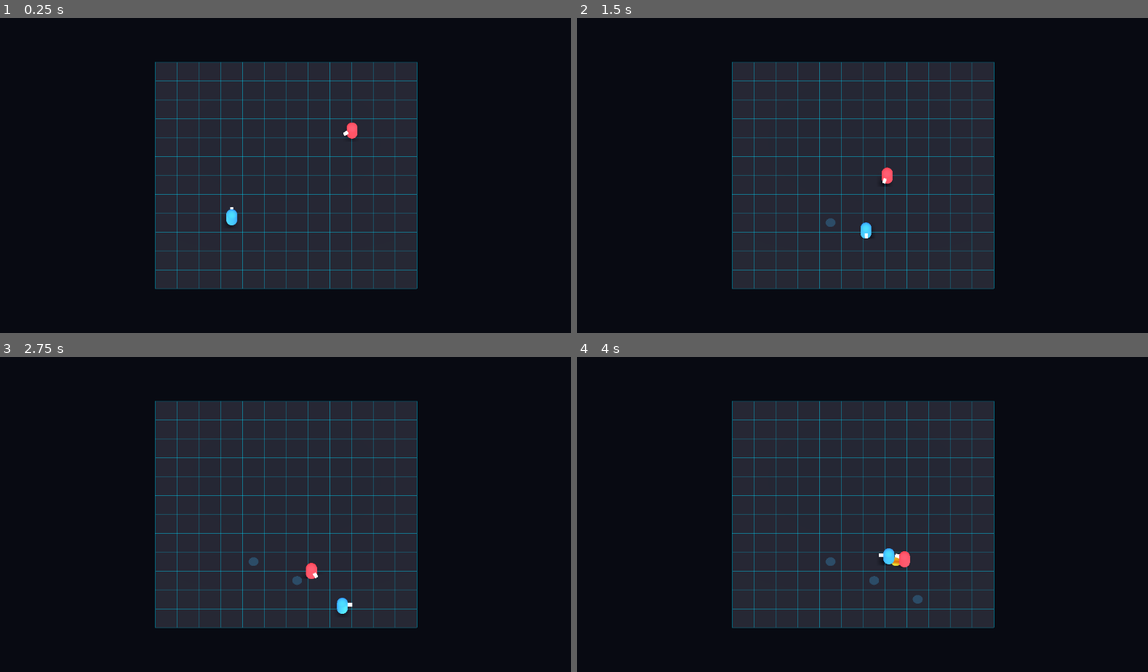
Above: before the commit, frames 1-4 (two rows, left to right).
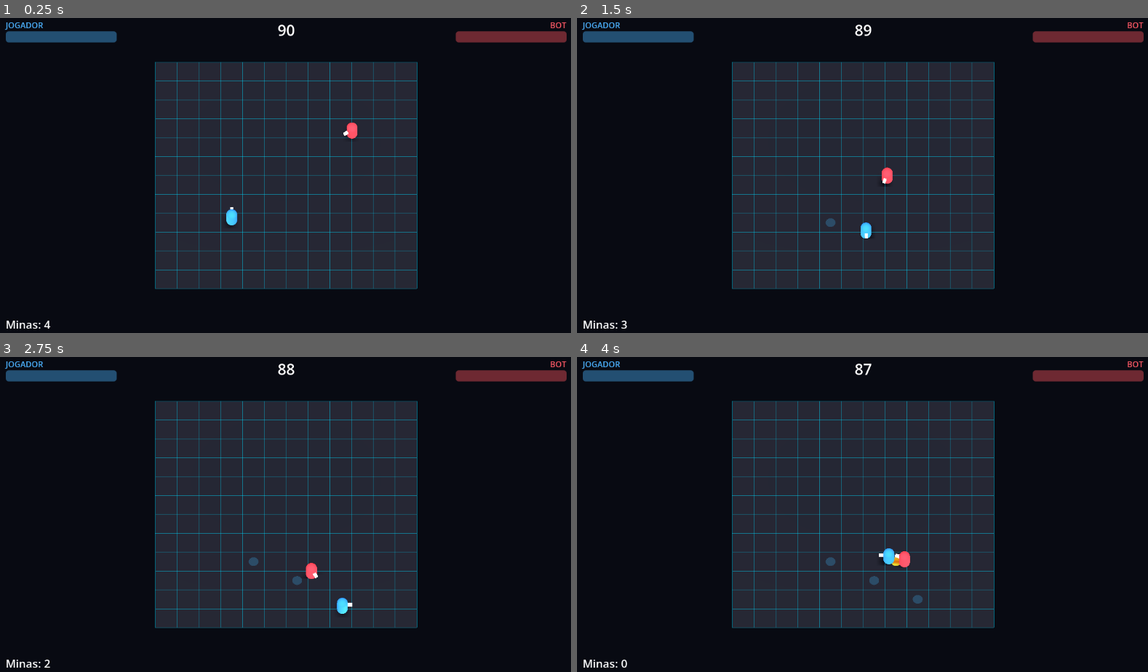
Above: after the commit, the same moments.

Repository: Philipe91/GamePh
Game: Godot game, scene res://scenes/arena/arena.tscn
The game is run twice, just before and just after one commit, with the same random seed, the same clock (stepped at 60 frames per second) and the same inputs.
Inputs:
- Up to frame 1 (0.25 s): no input
- Up to frame 2 (1.5 s): hold D 0.53-1.28 s; tap Space at 0.77 s; hold S from 1.28 s (still down)
- Up to frame 3 (2.75 s): tap Space at 1.52 s; release S at 2.03 s; hold D from 2.03 s (still down)
- Up to frame 4 (4 s): release D at 2.78 s; hold W 2.78-3.53 s; tap Space at 3.02, 3.77 s; hold A from 3.53 s (still down)

The runs differ from the first frame. In frame 1, 1.7% of the frame differs, in the area x 0-100%, y 1-99%; in frame 2, 1.7%; in frame 3, 1.7%; in frame 4, 1.7%.

Commit message:
Fase 2 bloco 5: GameManager (timer 90s + vitoria) e HUD
- Autoload GameManager: relogio de 90s, vitoria por zerar Healer do oponente,
  desempate por menos dano no fim do tempo; sinais tempo_mudou/partida_acabou
- HUD (CanvasLayer por signal): dois Healers, timer, contador de minas, fim de jogo
- Arena liga HUD e inicia a partida no modo normal
- Teste headless estendido cobre as regras de vitoria (8/8 passam)

Fase 2 (vertical slice) completa: loop jogavel mina vs bot com HUD e vitoria.

Co-Authored-By: Claude Opus 4.8 (1M context) <noreply@anthropic.com>

Diff:
--- /dev/null
+++ b/autoloads/game_manager.gd
@@ -0,0 +1,75 @@
+extends Node
+## GameManager — autoload (singleton) do estado da partida (GDD seção 4 / bloco 5).
+##
+## Cuida do relógio de 90s e das regras de vitória:
+##  - Vence quem zerar o Healer do oponente.
+##  - Se o tempo acabar, vence quem tomou MENOS dano (maior Healer); empate possível.
+##
+## Não referencia player/bot por nome: a arena registra os combatentes em
+## iniciar_partida() e o GameManager ouve o sinal healer_zerou de cada um.
+
+## Emitido a cada tick com o tempo restante (a HUD ouve).
+signal tempo_mudou(restante: float)
+## Emitido uma vez ao fim. vencedor_id: 1=jogador, 2=bot, 0=empate.
+signal partida_acabou(vencedor_id: int, motivo: String)
+
+const DURACAO_PARTIDA: float = 90.0
+
+enum Estado { OCIOSO, JOGANDO, ACABOU }
+
+var tempo_restante: float = DURACAO_PARTIDA
+var _estado: Estado = Estado.OCIOSO
+var _combatentes: Array = []
+
+
+## Inicia (ou reinicia) a partida com a lista de combatentes (nós com Healer e id).
+func iniciar_partida(combatentes: Array) -> void:
+	_combatentes = combatentes
+	for c in _combatentes:
+		if c.has_signal("healer_zerou") and not c.healer_zerou.is_connected(_ao_combatente_zerar):
+			c.healer_zerou.connect(_ao_combatente_zerar.bind(c))
+	tempo_restante = DURACAO_PARTIDA
+	_estado = Estado.JOGANDO
+	tempo_mudou.emit(tempo_restante)
+
+
+func _process(delta: float) -> void:
+	if _estado != Estado.JOGANDO:
+		return
+	tempo_restante = maxf(0.0, tempo_restante - delta)
+	tempo_mudou.emit(tempo_restante)
+	if tempo_restante <= 0.0:
+		_decidir_por_tempo()
+
+
+## Quando um combatente zera, vence o outro time.
+func _ao_combatente_zerar(combatente: Node) -> void:
+	if _estado != Estado.JOGANDO:
+		return
+	_terminar(_outro_id(combatente.id_jogador), "Healer zerado")
+
+
+## No fim do tempo, vence quem tem mais Healer (tomou menos dano). Empate se igual.
+func _decidir_por_tempo() -> void:
+	var melhor: Node = null
+	var empate := false
+	for c in _combatentes:
+		if melhor == null or c.healer > melhor.healer:
+			melhor = c
+			empate = false
+		elif is_equal_approx(c.healer, melhor.healer):
+			empate = true
+	var vencedor := 0 if (empate or melhor == null) else int(melhor.id_jogador)
+	_terminar(vencedor, "Tempo esgotado")
+
+
+func _terminar(vencedor_id: int, motivo: String) -> void:
+	_estado = Estado.ACABOU
+	partida_acabou.emit(vencedor_id, motivo)
+
+
+func _outro_id(id: int) -> int:
+	for c in _combatentes:
+		if int(c.id_jogador) != id:
+			return int(c.id_jogador)
+	return 0
--- a/project.godot
+++ b/project.godot
@@ -18,6 +18,7 @@
 [autoload]
 
 GridManager="*res://autoloads/grid_manager.gd"
+GameManager="*res://autoloads/game_manager.gd"
 
 [editor_plugins]
 
--- a/scenes/arena/arena.gd
+++ b/scenes/arena/arena.gd
@@ -24,6 +24,10 @@
 	# Modo captura automatizada (screenshot pro dev). Só roda se passado --capturar.
 	if "--capturar" in args:
 		_capturar_e_sair()
+		return
+	# Modo normal de jogo: liga a HUD e inicia a partida (timer + regras de vitória).
+	$HUD.configurar(player, bot)
+	GameManager.iniciar_partida([player, bot])
 
 
 ## Por ora só registra; as regras completas de vitória vêm no bloco 5 (HUD/GameManager).
@@ -109,6 +113,15 @@
 	falhas += _checar("bot tomou dano ao pisar", bot.healer < vida_bot_antes)
 	falhas += _checar("tile liberado apos explodir", not GridManager.tem_armadilha(coord))
 
+	# Bloco 5: regras de vitória.
+	GameManager.iniciar_partida([player, bot])
+	falhas += _checar("partida inicia em 90s", is_equal_approx(GameManager.tempo_restante, 90.0))
+	var venceu := { "id": -1 }
+	GameManager.partida_acabou.connect(func(vid: int, _m: String): venceu["id"] = vid)
+	bot.receber_dano(999.0)  # zera o Healer do bot -> jogador vence
+	await get_tree().physics_frame
+	falhas += _checar("jogador vence quando bot zera", venceu["id"] == 1)
+
 	if falhas == 0:
 		print("[TESTE] RESULTADO: TODOS OS TESTES PASSARAM")
 	else:
--- a/scenes/arena/arena.tscn
+++ b/scenes/arena/arena.tscn
@@ -1,8 +1,9 @@
-[gd_scene load_steps=7 format=3 uid="uid://cudiluw2rqqwf"]
+[gd_scene load_steps=8 format=3 uid="uid://cudiluw2rqqwf"]
 
 [ext_resource type="Script" uid="uid://di1e0sv1hxui" path="res://scenes/arena/arena.gd" id="1_1qjuf"]
 [ext_resource type="PackedScene" uid="uid://bhuuacvmg4tqo" path="res://scenes/characters/player.tscn" id="2_player"]
 [ext_resource type="PackedScene" path="res://scenes/characters/bot.tscn" id="3_bot"]
+[ext_resource type="PackedScene" path="res://scenes/ui/hud.tscn" id="4_hud"]
 
 [sub_resource type="PlaneMesh" id="PlaneMesh_chao"]
 size = Vector2(24, 24)
@@ -44,3 +45,5 @@
 
 [node name="Bot" parent="." instance=ExtResource("3_bot")]
 transform = Transform3D(1, 0, 0, 0, 1, 0, 0, 0, 1, 7, 1, -5)
+
+[node name="HUD" parent="." instance=ExtResource("4_hud")]
--- /dev/null
+++ b/scenes/ui/hud.gd
@@ -0,0 +1,41 @@
+extends CanvasLayer
+## HUD do vertical slice (bloco 5): dois Healers, timer e contador de minas.
+##
+## Só OUVE (por signal); não puxa estado ativamente. A arena chama configurar()
+## passando os dois combatentes, e o timer/fim vêm do GameManager.
+
+@onready var barra_p1: ProgressBar = $P1Bar
+@onready var barra_p2: ProgressBar = $P2Bar
+@onready var lbl_timer: Label = $TimerLabel
+@onready var lbl_minas: Label = $MinasLabel
+@onready var lbl_fim: Label = $FimLabel
+
+
+func _ready() -> void:
+	lbl_fim.visible = false
+	GameManager.tempo_mudou.connect(_ao_tempo_mudar)
+	GameManager.partida_acabou.connect(_ao_partida_acabar)
+
+
+## Liga as barras aos Healers e o contador às minas do jogador.
+func configurar(p1: Node, p2: Node) -> void:
+	p1.healer_mudou.connect(func(atual: float, _maximo: float): barra_p1.value = atual)
+	p2.healer_mudou.connect(func(atual: float, _maximo: float): barra_p2.value = atual)
+	p1.minas_mudou.connect(func(atual: int, _maximo: int): lbl_minas.text = "Minas: %d" % atual)
+	barra_p1.value = p1.healer
+	barra_p2.value = p2.healer
+	lbl_minas.text = "Minas: %d" % p1.minas_disponiveis
+
+
+func _ao_tempo_mudar(restante: float) -> void:
+	lbl_timer.text = "%d" % ceili(restante)
+
+
+func _ao_partida_acabar(vencedor_id: int, motivo: String) -> void:
+	if vencedor_id == 0:
+		lbl_fim.text = "EMPATE\n(%s)" % motivo
+	elif vencedor_id == 1:
+		lbl_fim.text = "VOCÊ VENCEU\n(%s)" % motivo
+	else:
+		lbl_fim.text = "VOCÊ PERDEU\n(%s)" % motivo
+	lbl_fim.visible = true
--- /dev/null
+++ b/scenes/ui/hud.tscn
@@ -0,0 +1,82 @@
+[gd_scene load_steps=2 format=3 uid="uid://b3hud00vault01"]
+
+[ext_resource type="Script" path="res://scenes/ui/hud.gd" id="1"]
+
+[node name="HUD" type="CanvasLayer"]
+script = ExtResource("1")
+
+[node name="P1Label" type="Label" parent="."]
+offset_left = 20.0
+offset_top = 14.0
+offset_right = 240.0
+offset_bottom = 36.0
+theme_override_colors/font_color = Color(0.3, 0.7, 1, 1)
+text = "JOGADOR"
+
+[node name="P1Bar" type="ProgressBar" parent="."]
+modulate = Color(0.3, 0.7, 1, 1)
+offset_left = 20.0
+offset_top = 38.0
+offset_right = 240.0
+offset_bottom = 60.0
+max_value = 100.0
+value = 100.0
+show_percentage = false
+
+[node name="P2Label" type="Label" parent="."]
+anchor_left = 1.0
+anchor_right = 1.0
+offset_left = -240.0
+offset_top = 14.0
+offset_right = -20.0
+offset_bottom = 36.0
+theme_override_colors/font_color = Color(1, 0.35, 0.4, 1)
+text = "BOT"
+horizontal_alignment = 2
+
+[node name="P2Bar" type="ProgressBar" parent="."]
+modulate = Color(1, 0.35, 0.4, 1)
+anchor_left = 1.0
+anchor_right = 1.0
+offset_left = -240.0
+offset_top = 38.0
+offset_right = -20.0
+offset_bottom = 60.0
+max_value = 100.0
+value = 100.0
+show_percentage = false
+
+[node name="TimerLabel" type="Label" parent="."]
+anchor_left = 0.5
+anchor_right = 0.5
+offset_left = -60.0
+offset_top = 14.0
+offset_right = 60.0
+offset_bottom = 56.0
+theme_override_font_sizes/font_size = 30
+text = "90"
+horizontal_alignment = 1
+
+[node name="MinasLabel" type="Label" parent="."]
+anchor_top = 1.0
+anchor_bottom = 1.0
+offset_left = 20.0
+offset_top = -44.0
+offset_right = 240.0
+offset_bottom = -16.0
+theme_override_font_sizes/font_size = 22
+text = "Minas: 4"
+
+[node name="FimLabel" type="Label" parent="."]
+anchor_left = 0.5
+anchor_top = 0.5
+anchor_right = 0.5
+anchor_bottom = 0.5
+offset_left = -200.0
+offset_top = -60.0
+offset_right = 200.0
+offset_bottom = 60.0
+theme_override_font_sizes/font_size = 40
+text = ""
+horizontal_alignment = 1
+vertical_alignment = 1
Not shown, changed: .claude/settings.local.json
Not shown, changed: PROGRESSO.md
